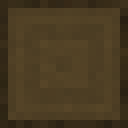
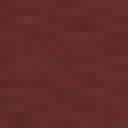
Layer changes from the first 128px x 128px image to the second:
added group "mangrove" with 6 layers above "dark oak" over [0, 0, 128, 128]
added group "side #6" with 2 layers in group "mangrove" over [0, 0, 128, 128]
added layer "mangrove_planks.png copy" in group "side #6" over [0, 0, 128, 128]
added layer "mangrove_planks.png" in group "side #6" over [0, 0, 128, 128]
added group "top #6" with 2 layers in group "mangrove" over [0, 0, 128, 128]
added layer "Pasted Layer #2" in group "top #6" over [0, 0, 128, 128]
added layer "mangrove_log_top.png" in group "top #6" over [0, 0, 128, 128]
hid group "dark oak" (6 layers) over [0, 0, 128, 128]
